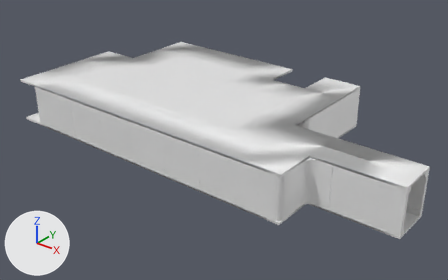
Before and after pictures for a commit that changed the FBX model Bachelor/Assets/Assets/Models/Maps/Hall2.fbx.
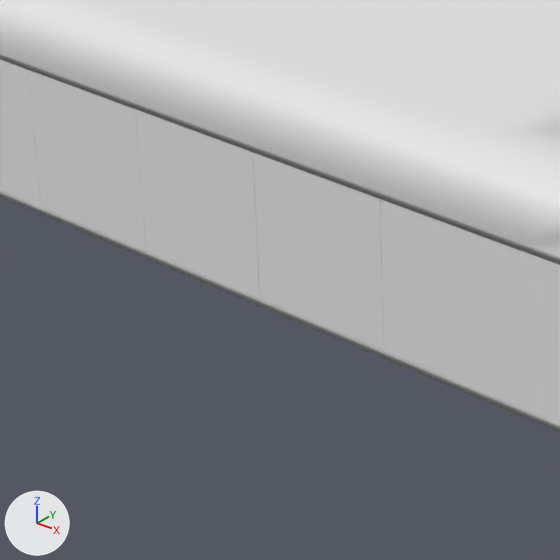
Each version appears first whole from a camera (50 mm lens) standing at (36.6, -42.8, 26.3) and looking at (2.7, -0.4, 0.1), and next in a close-up on the part from 20% to 56% of the width and 32% to 89% of the height. The lights are fixed; the arrows at lower left show +X, +Y and +Z. Vertices at the same position are counted once.
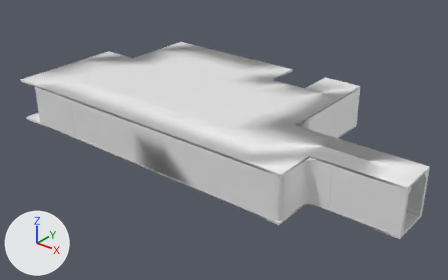
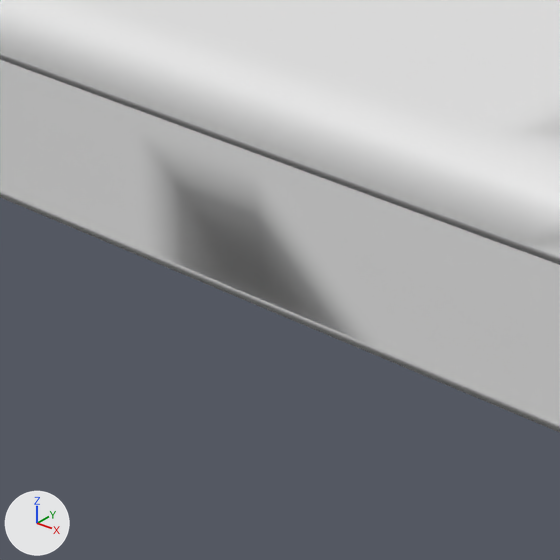
The change, as JSON lines over the scene's bpy script:
```json
{"block": "me_cube_003_plate_007", "where": "# used by ob_cube_plate_087; location = (0.0, 0.0, 0.0)"}
{"op": "remove", "block": "me_cube_003_plate_007", "code": "me_cube_003_plate_007.from_pydata(...)  # 9667 vertices, 8070 faces; spans x -17.0..23.0, y -9.0..11.0, z 0.0..4.0"}
{"op": "add", "block": "me_cube_003_plate_007", "code": "me_cube_003_plate_007.from_pydata(...)  # 4824 vertices, 3305 faces; spans x -17.0..23.0, y -9.0..11.0, z 0.0..4.0"}
{"block": "me_cube_003_plate_007", "change": "me_cube_003_plate_007 part 1: 18 vertices moved within x -14.4..14.4, y -8.4..5.0, z 0.0..0.5; 3491 vertices removed from x -17.0..23.0, y -9.0..11.0, z 0.0..4.0"}
```

Boxes (x1, y1, x2, y2) around the edits, measured in the close-ups (560 x 560 px):
```json
{"part": 1, "of": "me_cube_003_plate_007", "change": "cut back", "before": [148, 145, 366, 342]}
```
